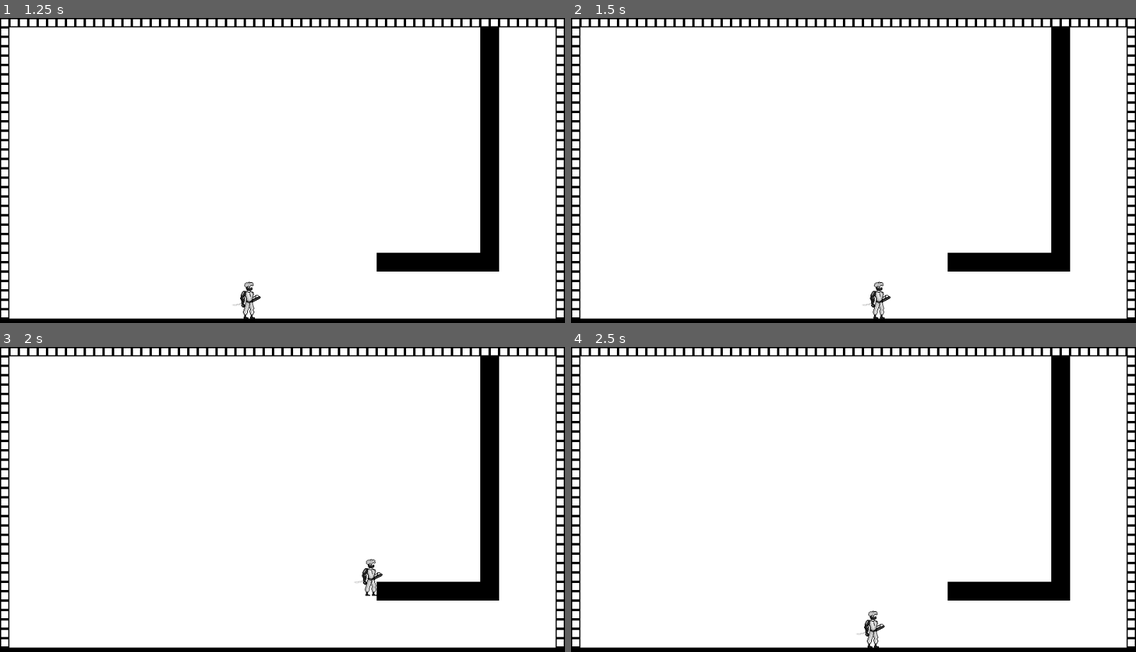
Above: before the commit, frames 1-4 (two rows, left to right).
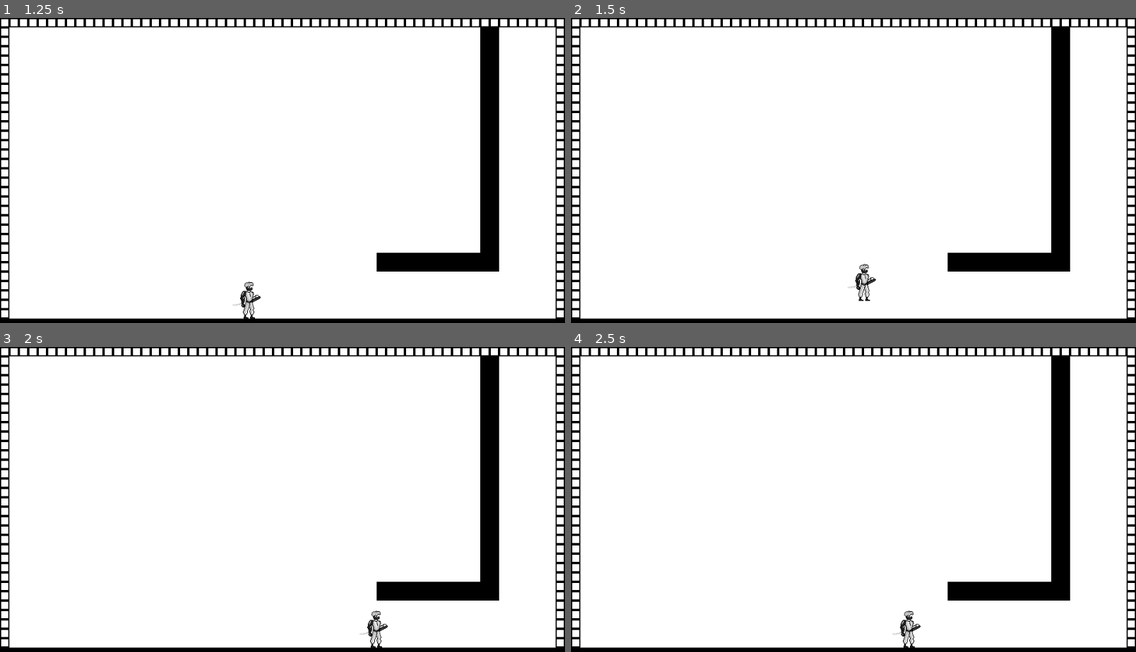
Above: after the commit, the same moments.

Repository: Dkoplik/Paint-it-Black
Game: Godot game, scene res://test_level.tscn
Two runs of this game, one before a commit and one after it. Both use one fixed random seed, a clock stepped at 60 frames per second and the inputs below.
Inputs (mouse positions are in pixels of both pictures, inside the frame that each line leads up to):
- Up to frame 1 (1.25 s): move the mouse to (406, 161) at 0.52 s; press the mouse at (406, 161) at 0.53 s; hold D (move_right) from 0.53 s (still down); tap Space (jump) at 0.77 s
- Up to frame 2 (1.5 s): keep holding D (move_right); move the mouse to (740, 191) at 1.27 s; release the mouse at (740, 191) at 1.28 s; click (740, 191) at 1.35 s
- Up to frame 3 (2 s): keep holding D (move_right); tap Space (jump) at 1.52 s
- Up to frame 4 (2.5 s): move the mouse to (910, 435) at 2.02 s; release D (move_right) at 2.03 s; press the mouse at (910, 435) at 2.03 s; hold A (move_left) from 2.03 s (still down)

Frame 1 is identical in both runs. In frame 2, 0.5% of the frame differs, in the area x 49-57%, y 80-99%; in frame 3, 0.5%, in the area x 62-69%, y 69-99%; in frame 4, 0.5%.

Commit message:
Подобрал параметры атаки

Diff:
--- a/Paint-it-Black/player/player.tscn
+++ b/Paint-it-Black/player/player.tscn
@@ -104,7 +104,7 @@
 "hit_box_attack": ExtResource("11_pticl")
 }
 
-[node name="Player" type="CharacterBody2D"]
+[node name="Player" type="CharacterBody2D" groups=["player"]]
 collision_mask = 4
 script = ExtResource("1_kt7rl")
 movement_data = ExtResource("3_pti2n")
@@ -136,8 +136,8 @@
 [node name="PlayerAttack" type="Node2D" parent="." node_paths=PackedStringArray("movement_component")]
 script = ExtResource("7_bi60k")
 attack_data = ExtResource("9_pjllk")
-duration = 1.0
-cooldown = 1.0
+duration = 0.15
+cooldown = 0.1
 impulse = 200.0
 movement_component = NodePath("../MovementComponent")
 
@@ -145,6 +145,7 @@
 position = Vector2(0, -9)
 script = ExtResource("10_urtlw")
 attack_data = ExtResource("9_pjllk")
+hittable_groups = Array[StringName]([&"enemy"])
 
 [node name="CollisionShape2D" type="CollisionShape2D" parent="PlayerAttack/HitBox"]
 position = Vector2(30, 0)
